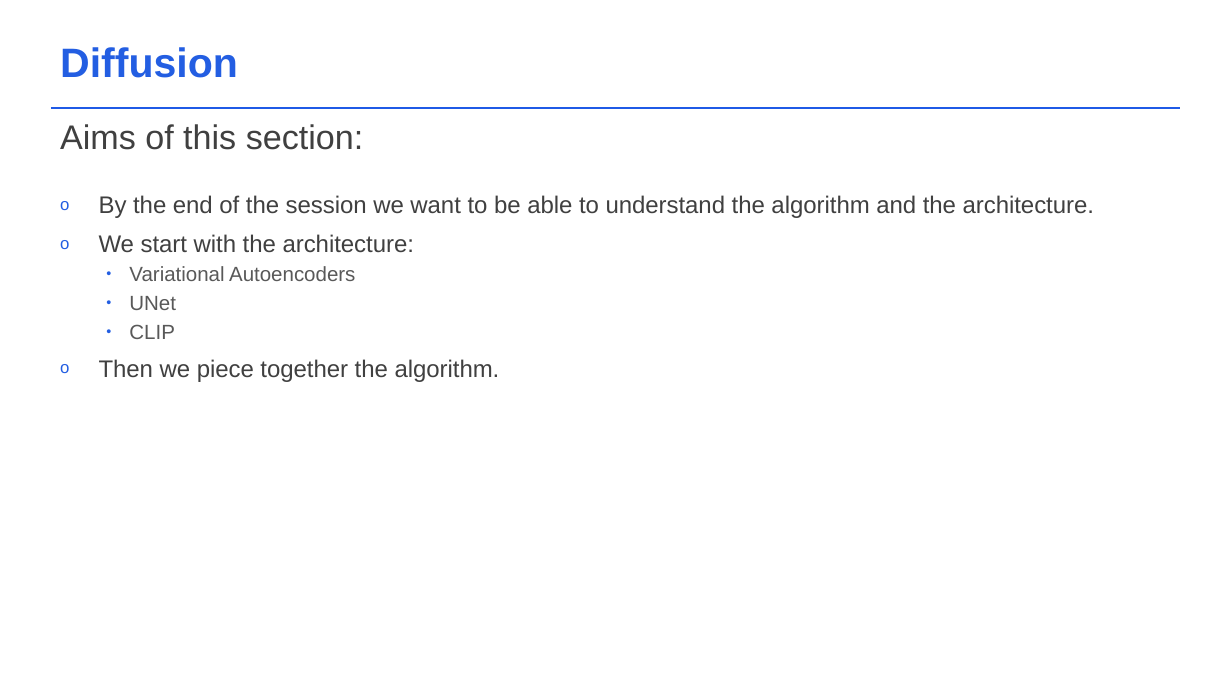
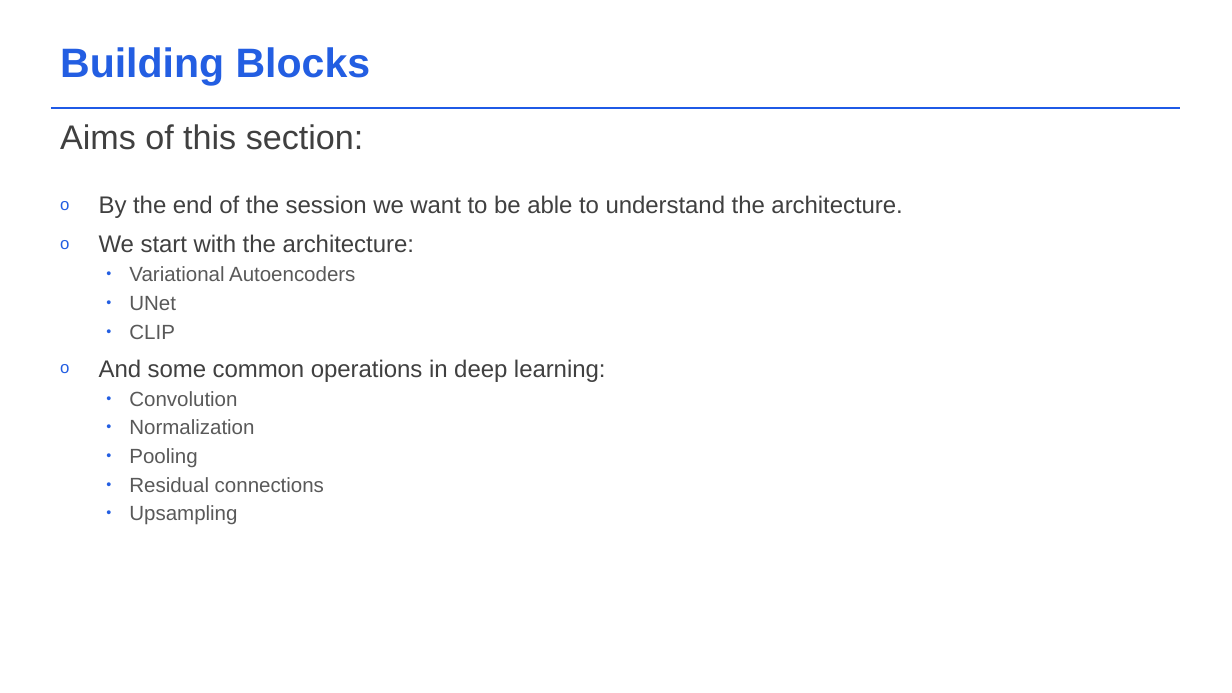
Before and after one commit to acceleratescience/diffusion-models, a slide deck: slide 4 of slides/3_Building-blocks.pptx. Drawn at 1232x693 pixels with LibreOffice and Linux fonts; fonts in the diff are those of the drawing; background and template pictures are left out. Boxes give left, top, right and bottom in pixels: in the first picture for what was removed or moved away, otherwise in the second. Text is boxed around its words. In the diff, an @@ line names an element or a change of style, - is before the commit and + after.

```diff
--- a/slides/3_Building-blocks.pptx
+++ b/slides/3_Building-blocks.pptx
@@ text at box(60, 47, 371, 86): text changed @@
-Diffusion
+Building Blocks
@@ text at box(99, 195, 902, 218): text changed @@
-o By the end of the session we want to be able to understand the algorithm and the architecture.
+o By the end of the session we want to be able to understand the architecture.
@@ text at box(99, 359, 606, 525): text changed; size 18.7 to 16 pt; text colour #404040 to #595959 @@
-o Then we piece together the algorithm.
+o And some common operations in deep learning:
+  • Convolution
+  • Normalization
+  • Pooling
+  • Residual connections
+  • Upsampling
```
Also in this commit, not shown: 4 other slides changed, 2 slides added, 5 other files.
